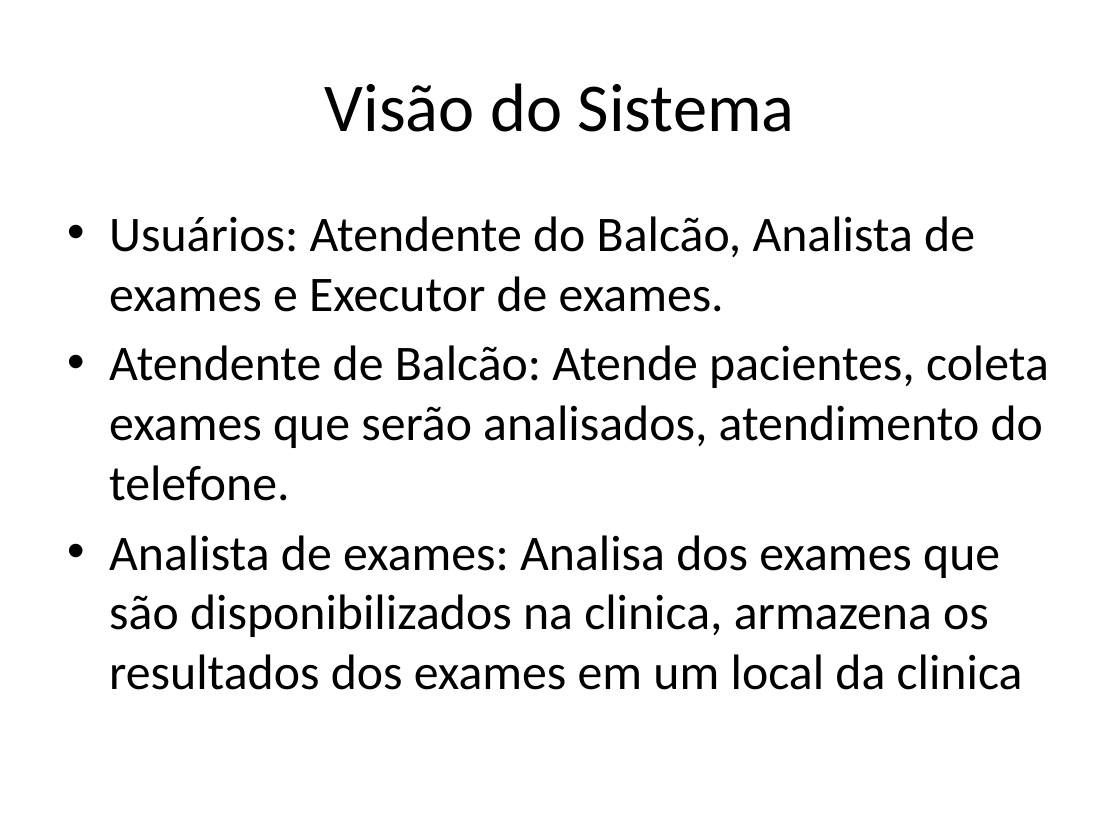
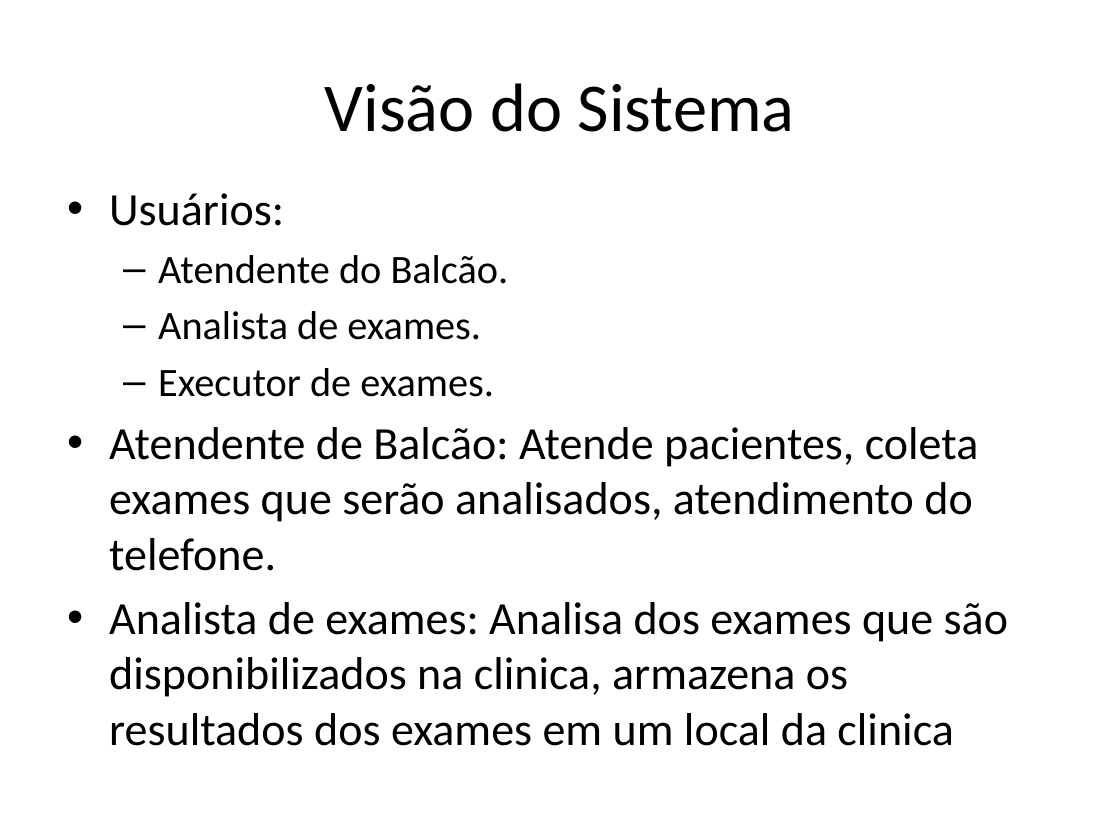
Before and after one commit to kokmz/TCCHUE, a slide deck: slide 4 of documentacao/G4_Apresentacao2sem2014_Final.pptx. Drawn at 1120x840 pixels with LibreOffice and Linux fonts; fonts in the diff are those of the drawing; background and template pictures are left out. Boxes give left, top, right and bottom in pixels: in the first picture for what was removed or moved away, otherwise in the second. Text is boxed around its words. In the diff, an @@ line names an element or a change of style, - is before the commit and + after.

```diff
--- a/documentacao/G4_Apresentacao2sem2014_Final.pptx
+++ b/documentacao/G4_Apresentacao2sem2014_Final.pptx
@@ text "Usuários:": place and size @@
-text "Usuários:" at (109, 216, 1049, 690)
+text "Usuários:" at (109, 193, 1008, 746)
@@ text at (109, 193, 509, 397): text changed; size 32 to 25.9 pt @@
-• Usuários: Atendente do Balcão, Analista de exames e Executor de exames.
+• Usuários:
+  – Atendente do Balcão.
+  – Analista de exames.
+  – Executor de exames.
@@ text at (109, 427, 1008, 746): size 32 to 29.6 pt in "Atendente de Balcão: Atende pacientes, coleta exames ...", "Analista de exames: Analisa dos exames que ..." @@
```
Also in this commit, not shown: 5 other slides changed, 1 slide added, 1 slide removed.
